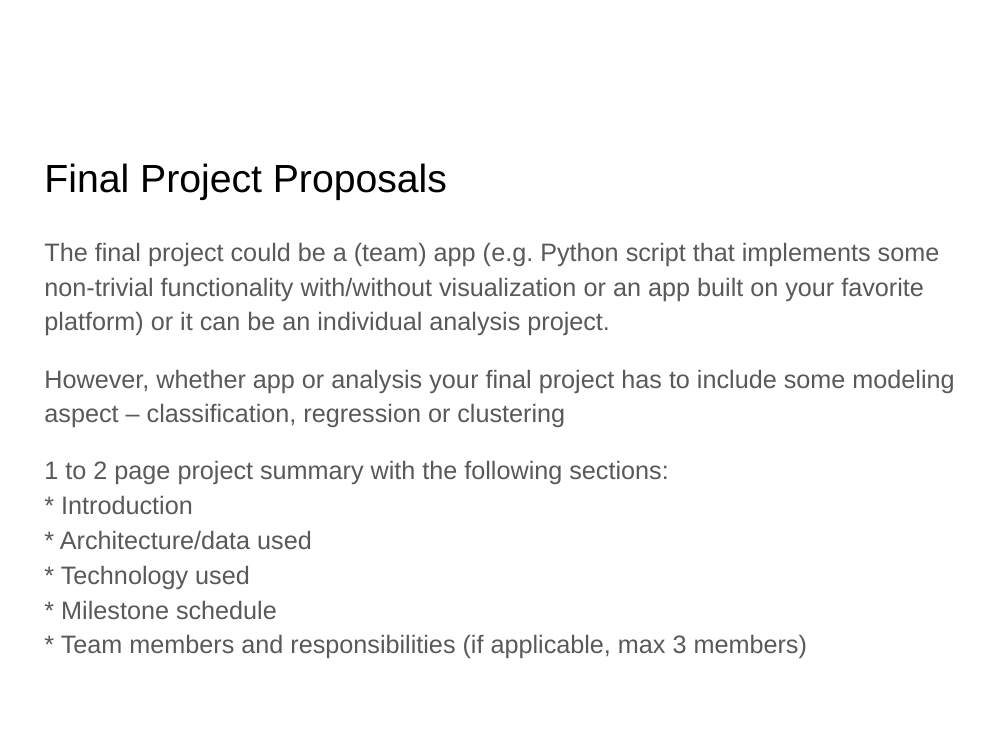
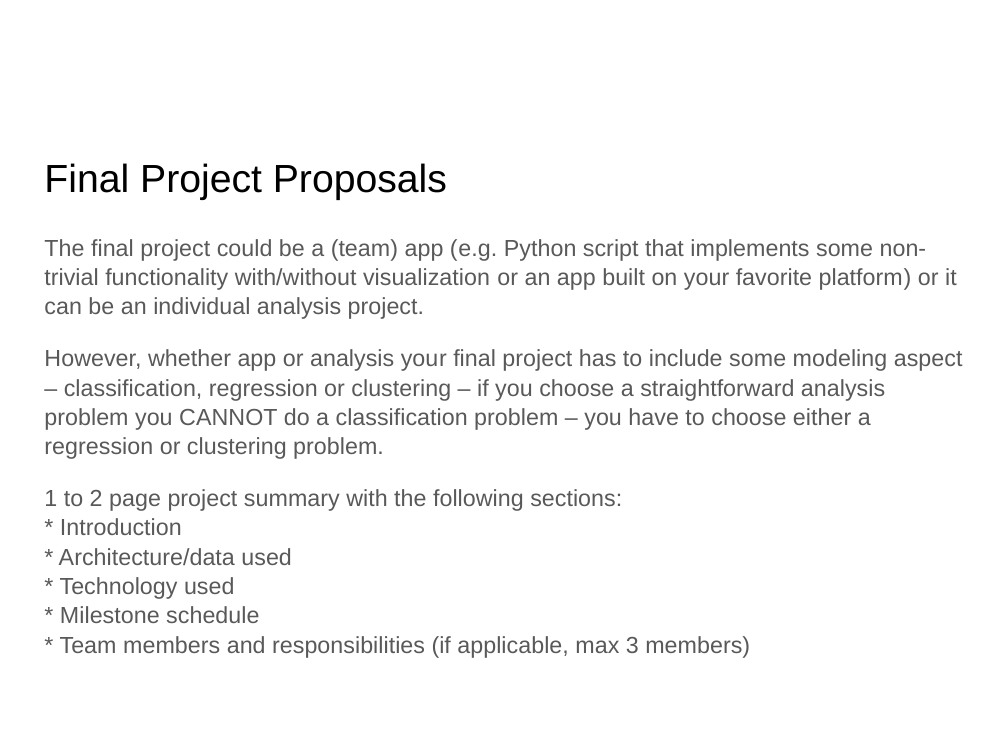
Before and after one commit to lutzhamel/CSC310, a slide deck: slide 19 of notes/17-unsupervised-learning.pptx (slide 20 before the commit). Drawn at 1008x756 pixels with LibreOffice and Linux fonts; fonts in the diff are those of the drawing. Boxes give left, top, right and bottom in pixels: in the first picture for what was removed or moved away, otherwise in the second. Text is boxed around its words. In the diff, an @@ line names an element or a change of style, - is before the commit and + after.

```diff
--- a/notes/17-unsupervised-learning.pptx
+++ b/notes/17-unsupervised-learning.pptx
@@ text at box(44, 239, 957, 658): size 18 to 16.6 pt in "The final project could be a (team) ...", "1 to 2 page project summary with ..."; line spacing 1.15 to 1.05 @@
@@ text at box(44, 349, 963, 459): text changed; size 18 to 16.6 pt @@
-However, whether app or analysis your final project has to include some modeling aspect – classification, regression or clustering
+However, whether app or analysis your final project has to include some modeling aspect – classification, regression or clustering – if you choose a straightforward analysis problem you CANNOT do a classification problem – you have to choose either a regression or clustering problem.
```
Also in this commit, not shown: 9 other slides changed, 1 slide added, 2 slides removed, 2 other files.
